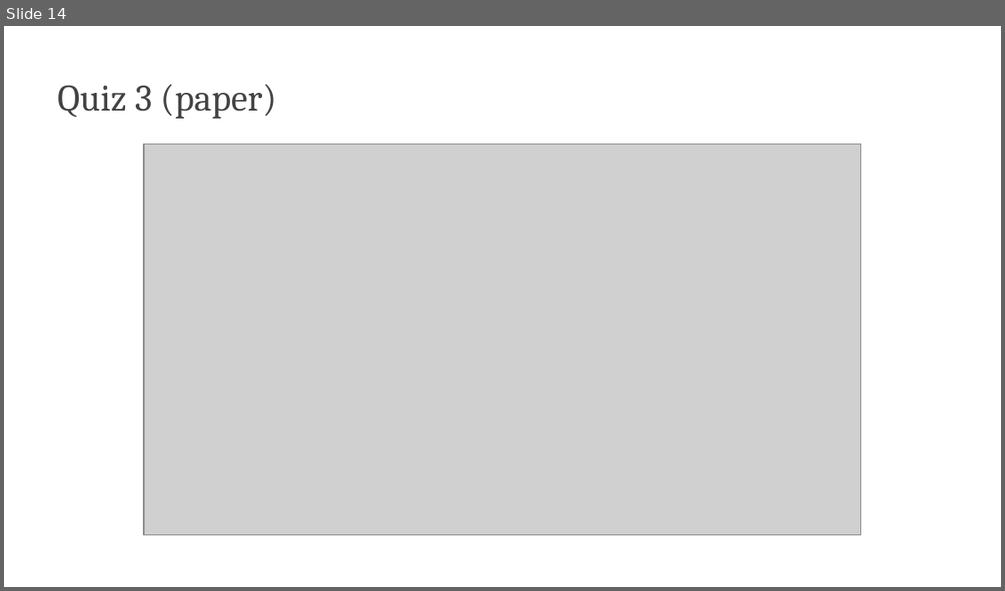
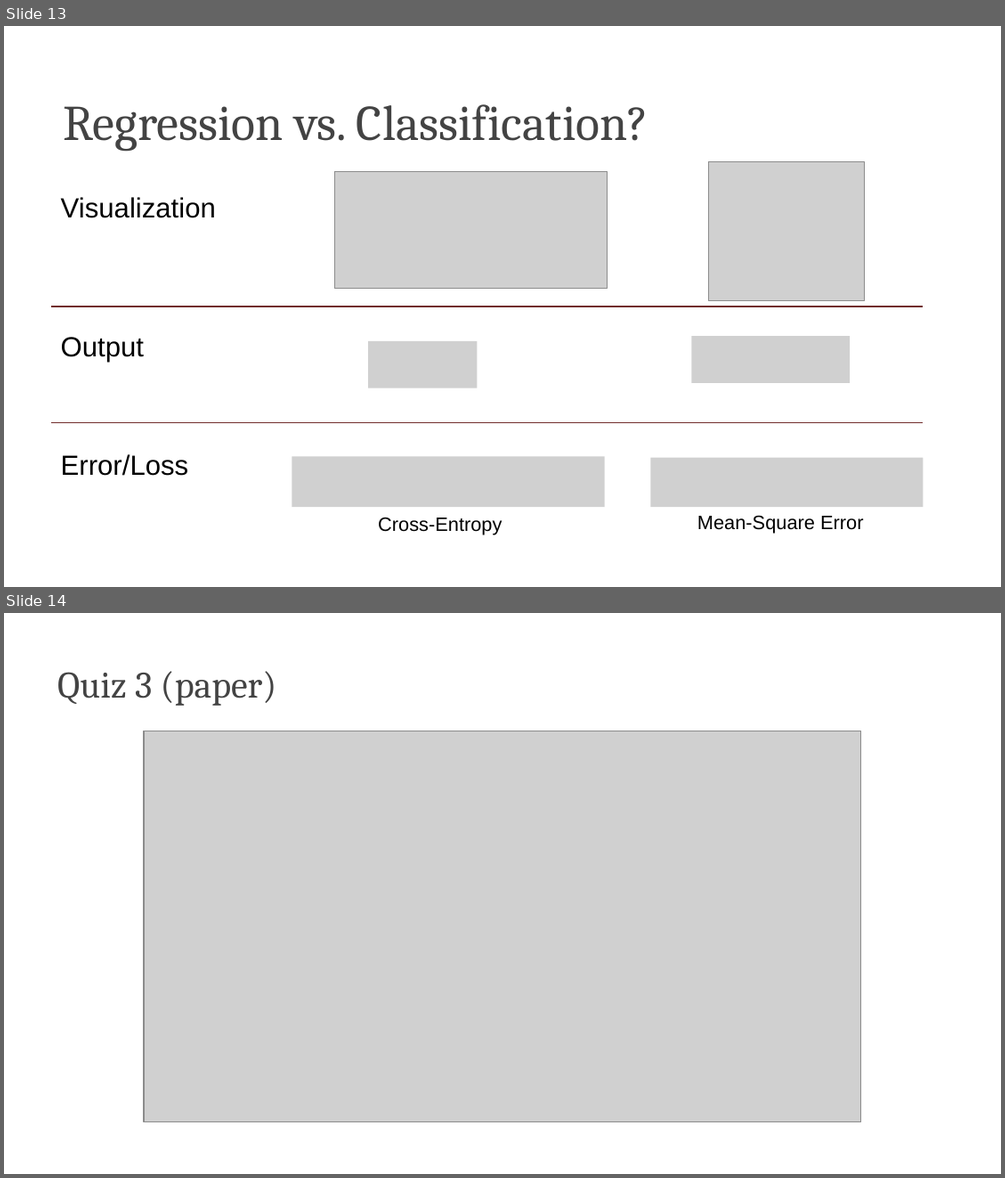
Before and after one commit to edavalosanaya/CSCI3495_NLP_LLMs_Student, a slide deck: weeks/week-05/class-02/lecture/slides.pptx. Shown one above the other, each under a label of ours: slide 14 before the commit, slides 13 and 14 after it. The pictures are 1005x591 and 1005x1178 pixels, drawn with LibreOffice and Linux fonts; fonts in the diff are those of the drawing; grey boxes stand for pictures; background and template pictures are left out. Boxes give left, top, right and bottom in pixels: in the first picture for what was removed or moved away, otherwise in the second. Text is boxed around its words. In the diff, an @@ line names an element or a change of style, - is before the commit and + after.

```diff
--- a/weeks/week-05/class-02/lecture/slides.pptx
+++ b/weeks/week-05/class-02/lecture/slides.pptx
@@ slide 13 added at [4,26,1001,587], background #FFFFFF @@
@@ title added at [64,104,648,151], 36 pt, text #434343 @@
+Regression vs. Classification?
@@ picture added at [335,172,608,289] @@
@@ picture added at [709,161,865,300] @@
@@ text added at [61,197,216,218], 20 pt, text #000000 @@
+Visualization
@@ line added from (51, 306) to (923, 306), #712E2D 0.75 pt @@
@@ text added at [61,337,144,362], 20 pt, text #000000 @@
+Output
@@ picture added at [368,341,477,388] @@
@@ picture added at [692,336,850,383] @@
@@ line added from (51, 423) to (923, 423), #712E2D 0.75 pt @@
@@ text added at [61,454,189,475], 20 pt, text #000000 @@
+Error/Loss
@@ picture added at [292,456,605,507] @@
@@ picture added at [650,458,922,507] @@
@@ text added at [378,516,502,535], 14 pt, text #000000 @@
+Cross-Entropy
@@ text added at [697,515,863,533], 14 pt, text #000000 @@
+Mean-Square Error
```
Also in this commit, not shown: 1 slide changed, 12 other slides added, 14 slides removed, 35 other files.
